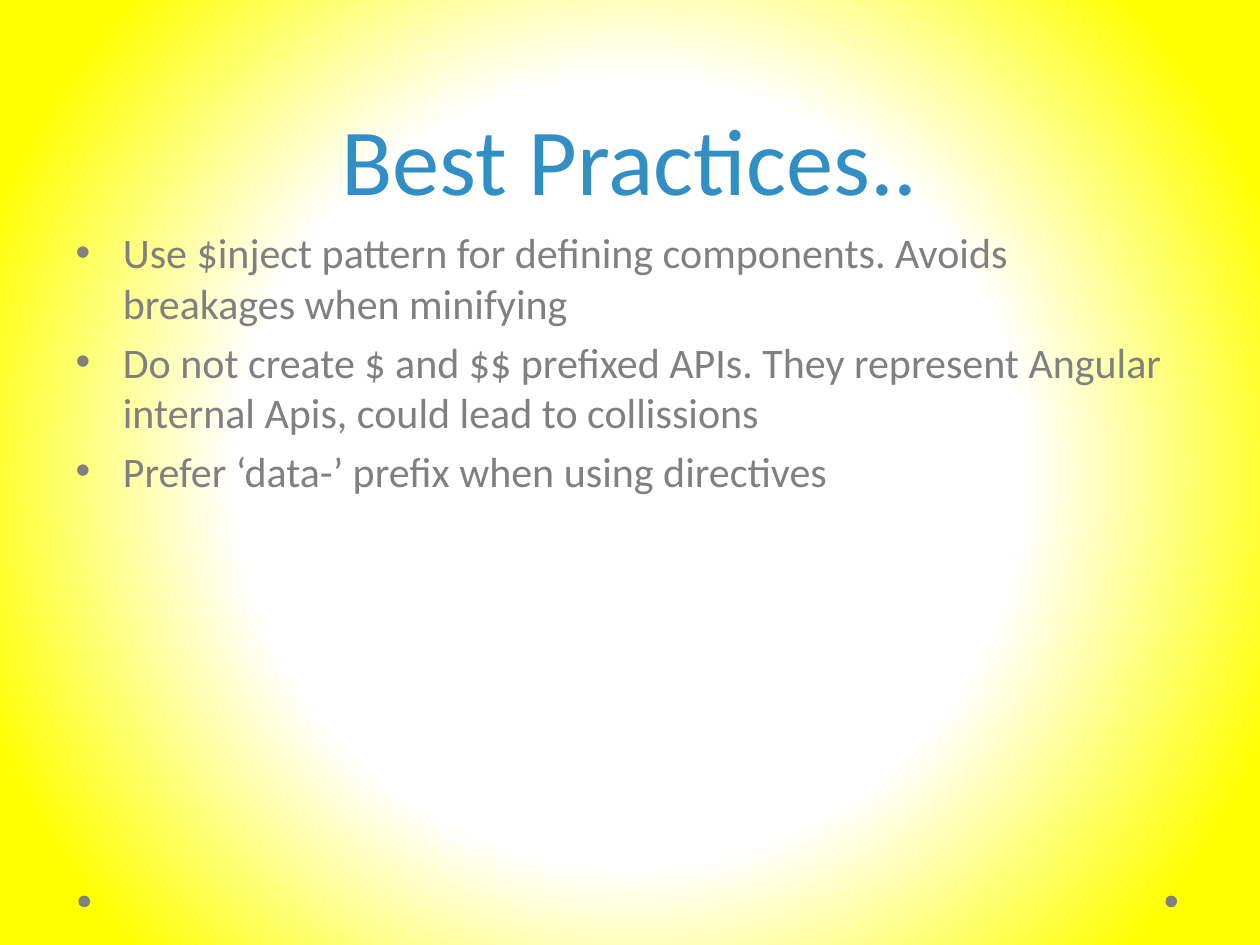
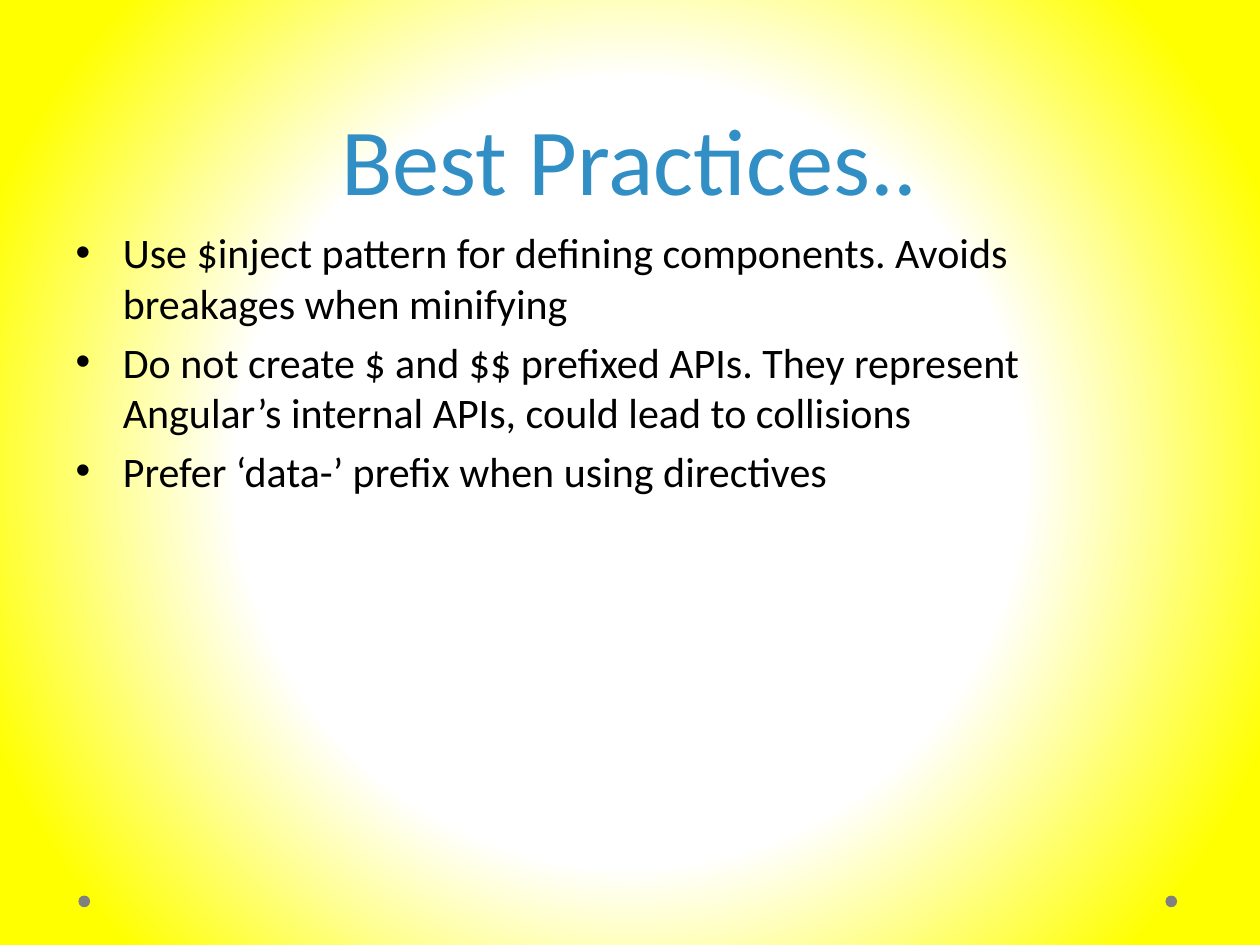
Before and after one commit to murtazahaveliwala/technext-angularjs-demo, a slide deck: slide 20 of Introduction to AngularJs.pptx (slide 21 before the commit). Drawn at 1260x945 pixels with LibreOffice and Linux fonts; fonts in the diff are those of the drawing. Boxes give left, top, right and bottom in pixels: in the first picture for what was removed or moved away, otherwise in the second. Text is boxed around its words. In the diff, an @@ line names an element or a change of style, - is before the commit and + after.

```diff
--- a/Introduction to AngularJs.pptx
+++ b/Introduction to AngularJs.pptx
@@ text at <box>123,234,1007,497</box>: text colour #808080 to #000000 in "Use $inject pattern for defining components. Avoids ...", "Prefer ‘data-’ prefix when using directives" @@
@@ text at <box>123,348,1019,438</box>: text changed; text colour #808080 to #000000 @@
-• Do not create $ and $$ prefixed APIs. They represent Angular internal Apis, could lead to collissions
+• Do not create $ and $$ prefixed APIs. They represent Angular’s internal APIs, could lead to collisions
```
Also in this commit, not shown: 10 other slides changed, 2 slides removed.
